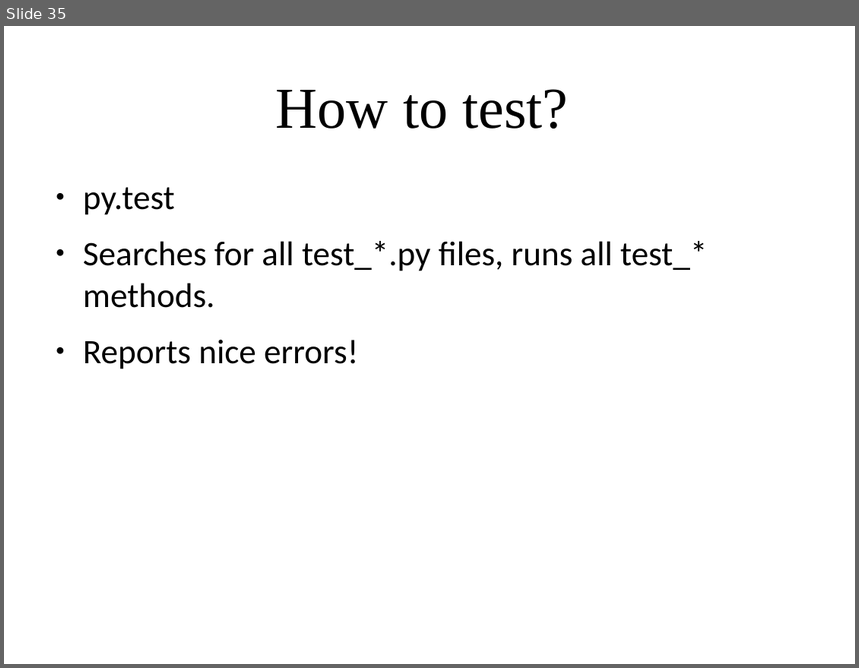
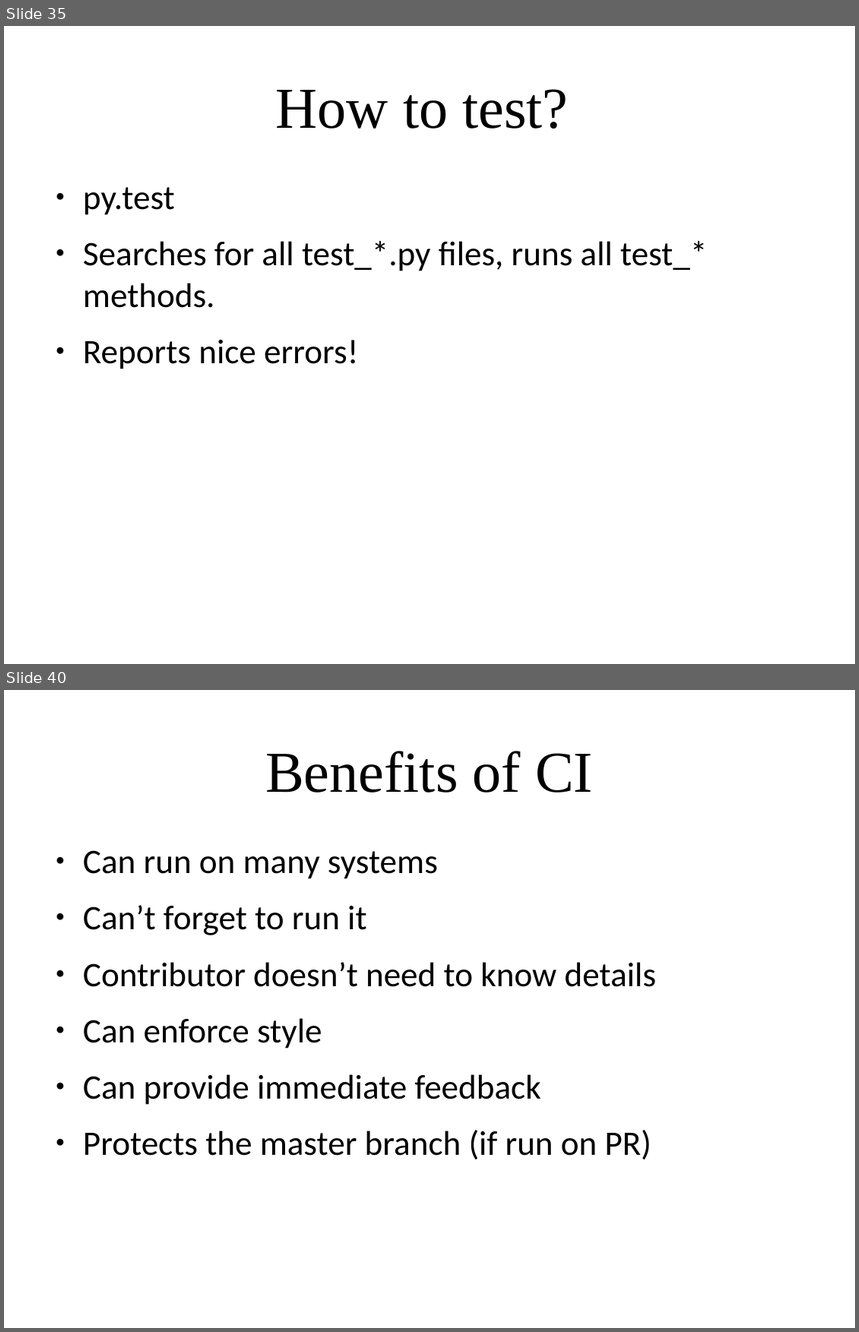
Before and after one commit to amueller/applied_ml_spring_2017, a slide deck: slides/aml-02-012317.odp. Shown one above the other, each under a label of ours: slide 35 before the commit, slides 35 and 40 after it; the slides between them are not shown. The pictures are 859x668 and 859x1332 pixels, drawn with LibreOffice and Linux fonts; fonts in the diff are those of the drawing. Boxes give left, top, right and bottom in pixels: in the first picture for what was removed or moved away, otherwise in the second. Text is boxed around its words. In the diff, an @@ line names an element or a change of style, - is before the commit and + after.

```diff
--- a/slides/aml-02-012317.odp
+++ b/slides/aml-02-012317.odp
@@ slide 40 added at [4,690,855,1328], background #FFFFFF @@
@@ title added at [265,751,593,793], 54 pt, text #000000 @@
+Benefits of CI
@@ text added at [83,850,657,1160], 32 pt, text #000000 @@
+● Can run on many systems
+● Can’t forget to run it
+● Contributor doesn’t need to know details
+● Can enforce style
+● Can provide immediate feedback
+● Protects the master branch (if run on PR)
```
Also in this commit, not shown: 13 other slides added.
